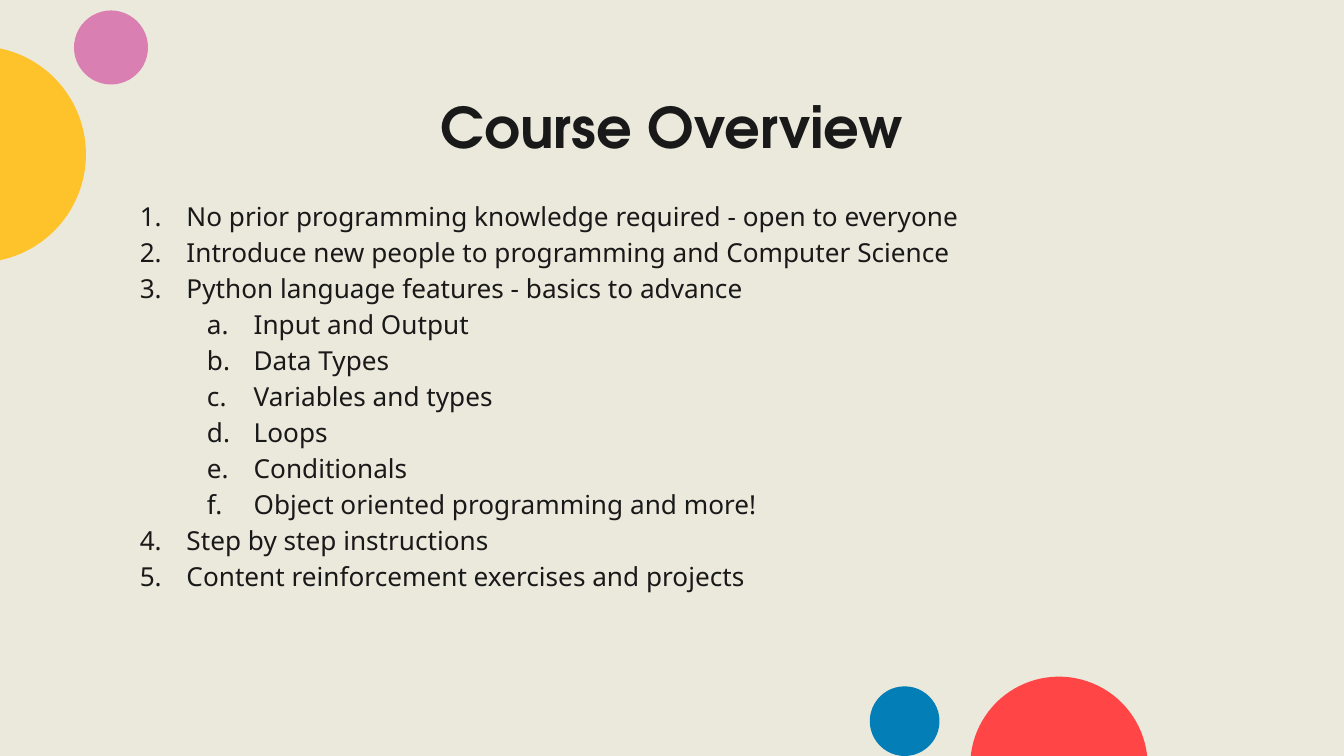
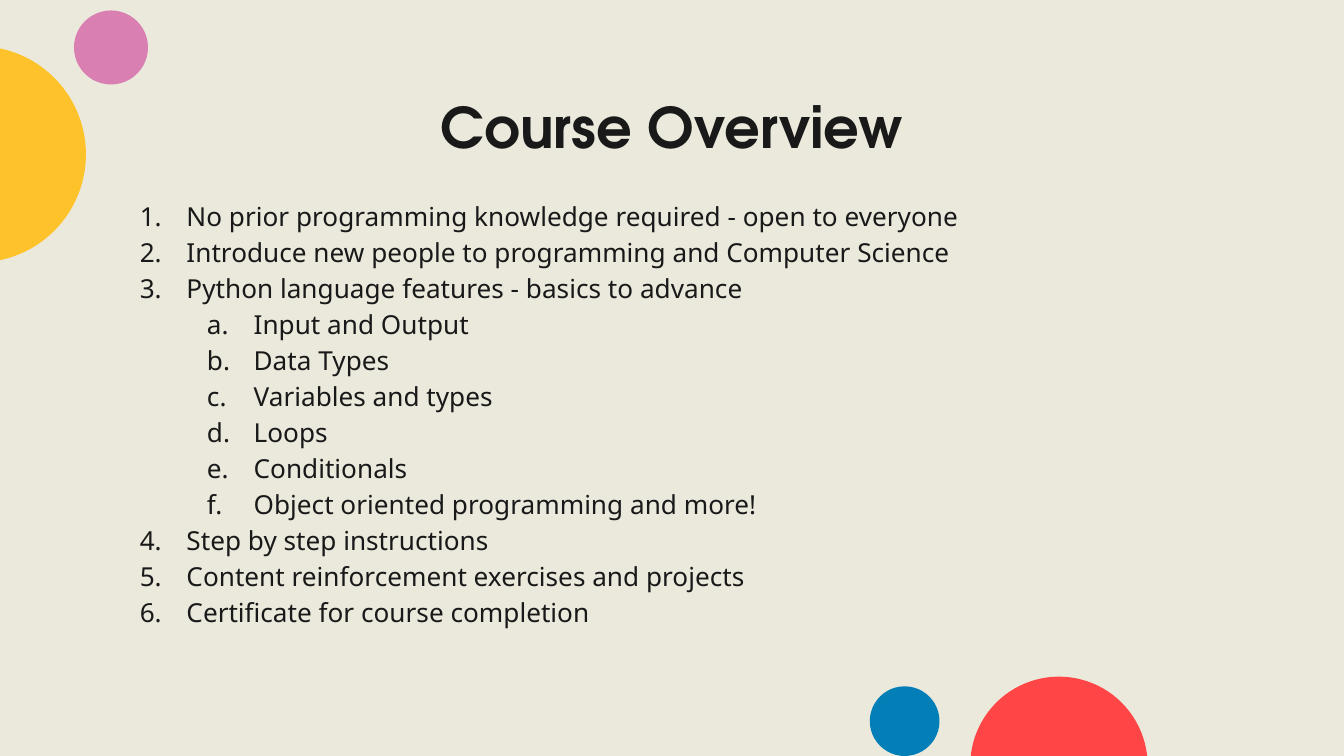
Before and after one commit to Ahmed-Ansari02/UCL-CSS-Python-Bootcamp, a slide deck: slide 2 of week1/Programming bootcamp week 1.pptx. Drawn at 1344x756 pixels with LibreOffice and Linux fonts; fonts in the diff are those of the drawing. Boxes give left, top, right and bottom in pixels: in the first picture for what was removed or moved away, otherwise in the second. Text is boxed around its words. In the diff, an @@ line names an element or a change of style, - is before the commit and + after.

```diff
--- a/week1/Programming bootcamp week 1.pptx
+++ b/week1/Programming bootcamp week 1.pptx
@@ text at box(186, 602, 590, 629): paragraph added @@
+6. Certificate for course completion
```
Also in this commit, not shown: 3 other slides changed, 3 slides removed, 20 other files.
